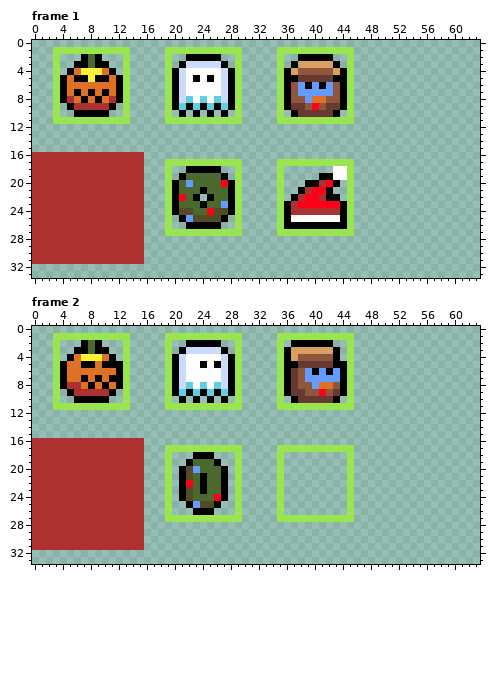
Pixel-art file, stored at seasonalspin.aseprite. Above, as it was before the edit.
80x48 pixels, 8 frames. Shown: frame 1: x 0..63, y 0..33; frame 2: x 0..63, y 0..33. The commit also changed other frames, which this record leaves out.
And afterwards:
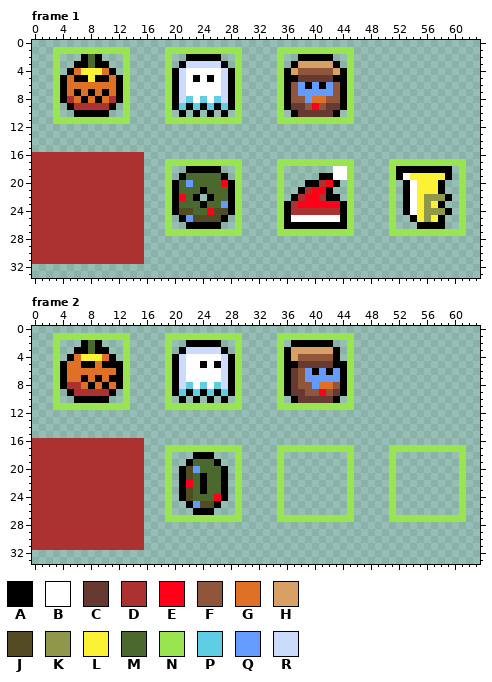
Palette (. is transparent): A #000000  B #ffffff  C #663931  D #ac3232  E #ff0018  F #8f563b  G #df7126  H #d9a066  J #524b24  K #8f974a  L #fbf236  M #4b692f  N #99e550  P #5fcde4  Q #639bff  R #cbdbfc
Changes in this commit:
Frame 1, layers "boundary", "Layer 1":
y 17: x 51..61 ........... -> NNNNNNNNNNN
y 18: x 51..59 ......... -> NAAAAAAAA; x 61 . -> N
y 19: x 51..59 ......... -> NABLLLLLA; x 61 . -> N
y 20..21: x 51 . -> N; x 53..58 ...... -> ABLLLA; x 61 . -> N
y 22: x 51 . -> N; x 53..59 ....... -> ABLKKKA; x 61 . -> N
y 23: x 51 . -> N; x 53..58 ...... -> ABLKLA; x 61 . -> N
y 24: x 51 . -> N; x 53..59 ....... -> ABLKKKA; x 61 . -> N
y 25: x 51 . -> N; x 54..58 ..... -> ALKLA; x 61 . -> N
y 26: x 51 . -> N; x 55..58 .... -> AAAA; x 61 . -> N
y 27: x 51..61 ........... -> NNNNNNNNNNN
Frame 2, layer "boundary":
y 17: x 51..61 ........... -> NNNNNNNNNNN
y 18..26: x 51 . -> N; x 61 . -> N
y 27: x 51..61 ........... -> NNNNNNNNNNN
Where, in picture pixels (left, top, right, bottom), the same in both pictures:
added: (389, 159, 466, 236)
added: (389, 445, 466, 522)
